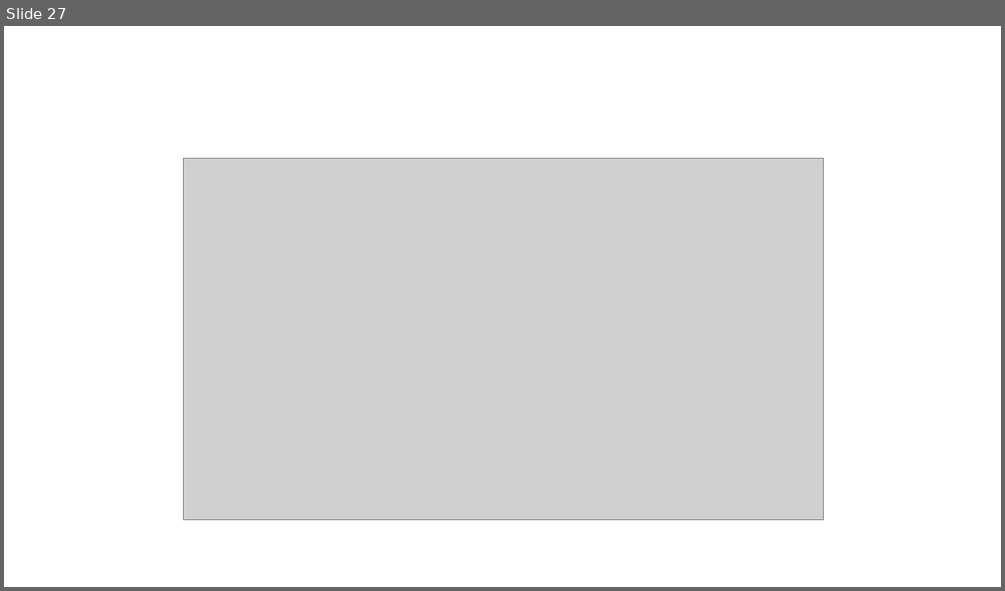
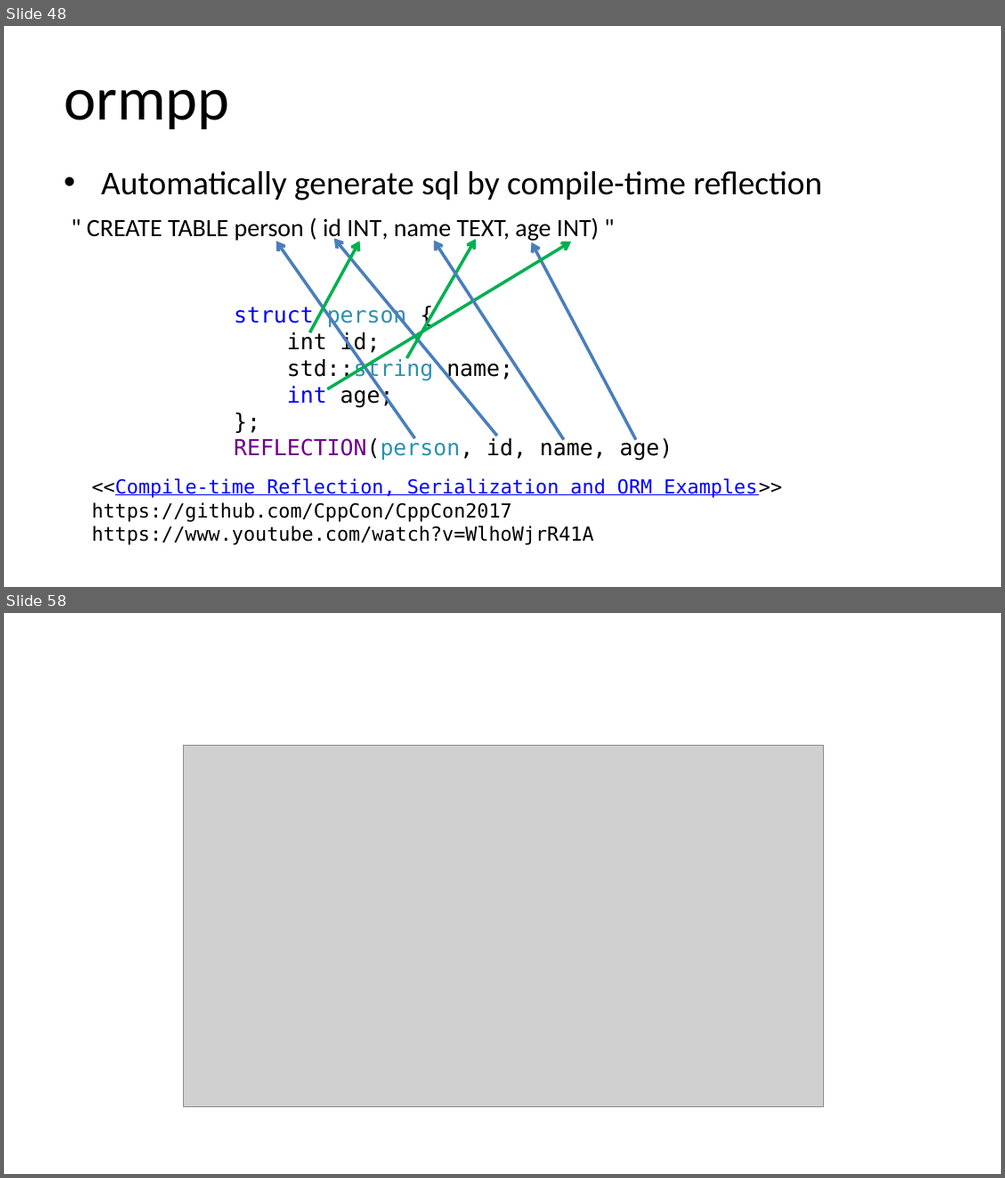
Before and after one commit to qicosmos/cppcon2018, a slide deck: cppcon2018.pptx. Shown one above the other, each under a label of ours: slide 27 before the commit, slides 48 and 58 after it; the slides between them are not shown. The pictures are 1005x591 and 1005x1178 pixels, drawn with LibreOffice and Linux fonts; fonts in the diff are those of the drawing; grey boxes stand for pictures. Boxes give left, top, right and bottom in pixels: in the first picture for what was removed or moved away, otherwise in the second. Text is boxed around its words. In the diff, an @@ line names an element or a change of style, - is before the commit and + after.

```diff
--- a/cppcon2018.pptx
+++ b/cppcon2018.pptx
@@ slide 48 added at (x1=4, y1=26, x2=1001, y2=587), background #FFFFFF @@
@@ title added at (x1=64, y1=89, x2=229, y2=129), 44 pt, text #000000 @@
+ormpp
@@ text added at (x1=101, y1=171, x2=822, y2=200), 24 pt, text #000000 @@
+• Automatically generate sql by compile-time reflection
@@ text added at (x1=87, y1=217, x2=599, y2=242), 18 pt, text #000000 @@
+" CREATE TABLE person ( id INT, name TEXT, age INT) "
@@ arrow added from (497, 435) to (334, 239), #4B7EBC 2.25 pt @@
@@ arrow added from (414, 439) to (276, 241), #4B7EBC 2.25 pt @@
@@ arrow added from (310, 332) to (360, 241), #00B050 2.25 pt @@
@@ arrow added from (327, 389) to (571, 241), #00B050 2.25 pt @@
@@ arrow added from (406, 358) to (476, 240), #00B050 2.25 pt @@
@@ arrow added from (563, 440) to (434, 240), #4B7EBC 2.25 pt @@
@@ arrow added from (636, 440) to (531, 242), #4B7EBC 2.25 pt @@
@@ text added at (x1=234, y1=305, x2=673, y2=460), 16 pt, text #000000 @@
+struct person {
+int id;
+std::string name;
+int age;
+};
+REFLECTION(person, id, name, age)
@@ text added at (x1=92, y1=478, x2=782, y2=545), 14 pt, text #000000 @@
+<<Compile-time Reflection, Serialization and ORM Examples>>
+https://github.com/CppCon/CppCon2017
+https://www.youtube.com/watch?v=WlhoWjrR41A
@@ what was slide 27 is now slide 58 @@
```
Also in this commit, not shown: 3 slides changed, 30 other slides added.
